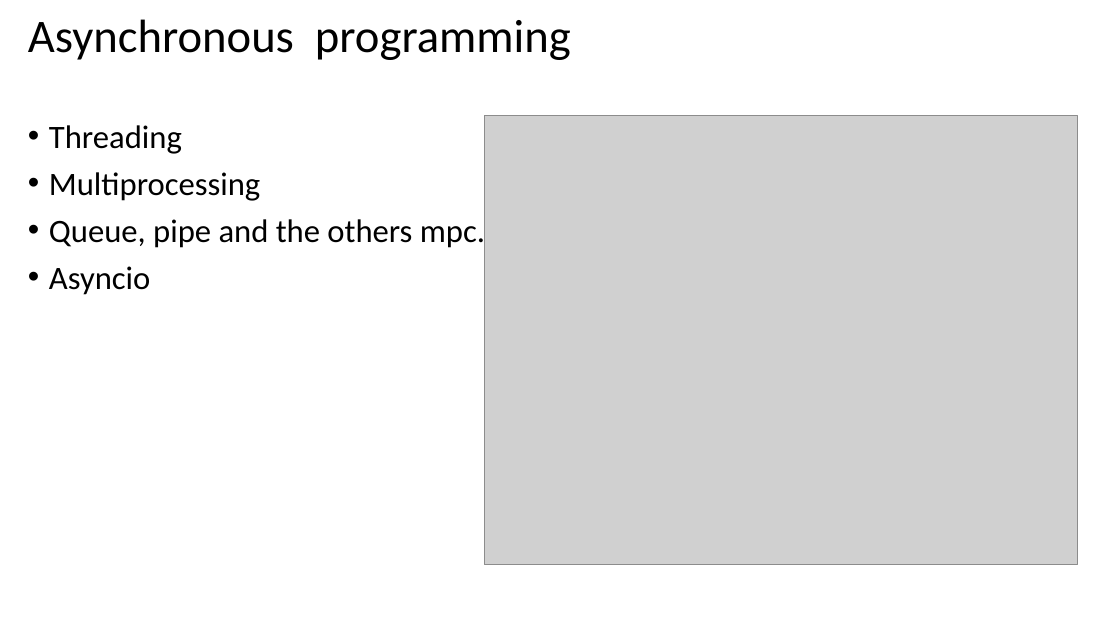
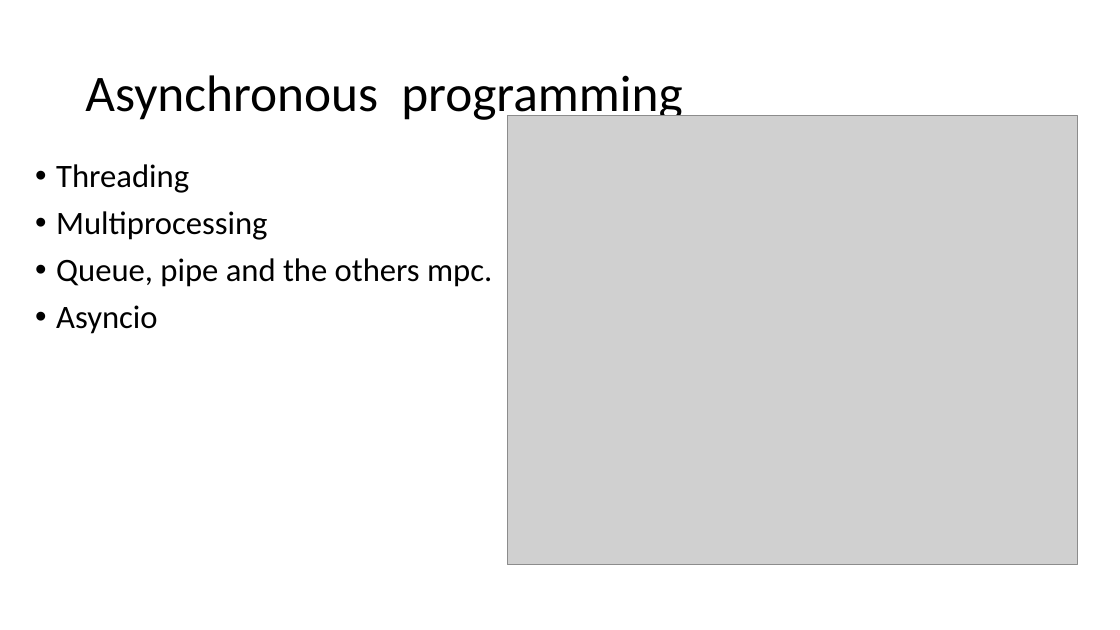
Before and after one commit to tishyk/codespacedirstructure, a slide deck: slide 4 of Course_demo.pptx (slide 6 before the commit). Drawn at 1120x630 pixels with LibreOffice and Linux fonts; fonts in the diff are those of the drawing; grey boxes stand for pictures; background and template pictures are left out. Boxes give left, top, right and bottom in pixels: in the first picture for what was removed or moved away, otherwise in the second. Text is boxed around its words. In the diff, an @@ line names an element or a change of style, - is before the commit and + after.

```diff
--- a/Course_demo.pptx
+++ b/Course_demo.pptx
@@ title "Asynchronous programming" moved from (x1=28, y1=19, x2=571, y2=60) to (x1=85, y1=75, x2=682, y2=123) @@
@@ title "Asynchronous programming" at (x1=85, y1=75, x2=682, y2=123): size 40 to 44 pt @@
@@ picture resized from (x1=484, y1=116, x2=1077, y2=565) to (x1=507, y1=116, x2=1077, y2=565) @@
@@ text "Threading" moved from (x1=49, y1=125, x2=485, y2=295) to (x1=56, y1=164, x2=492, y2=334) @@
```
Also in this commit, not shown: 6 other slides changed, 2 slides removed, 7 other files.
